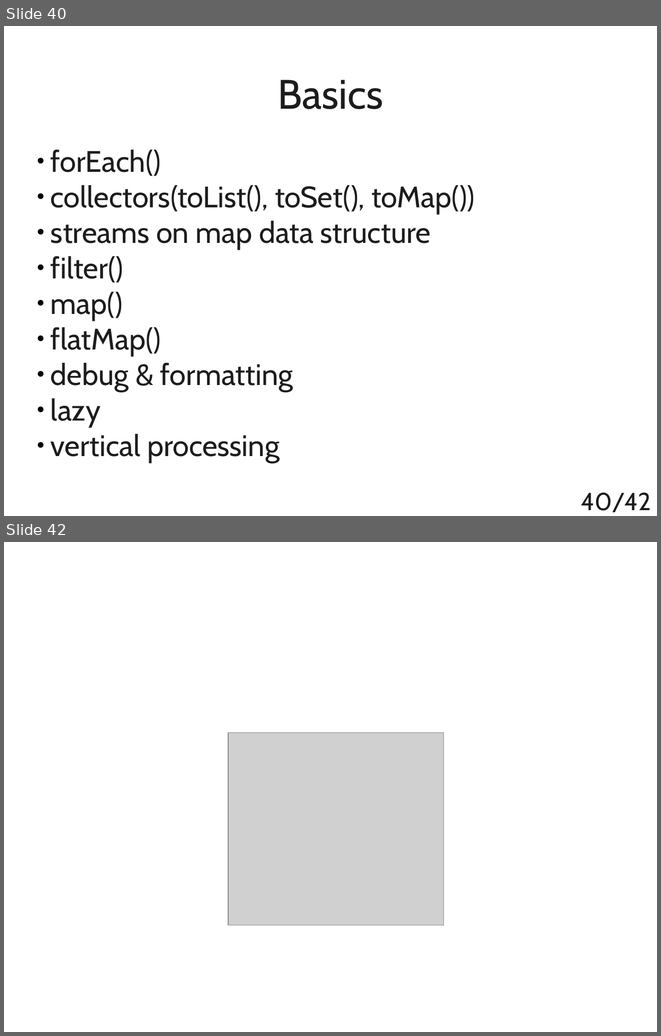
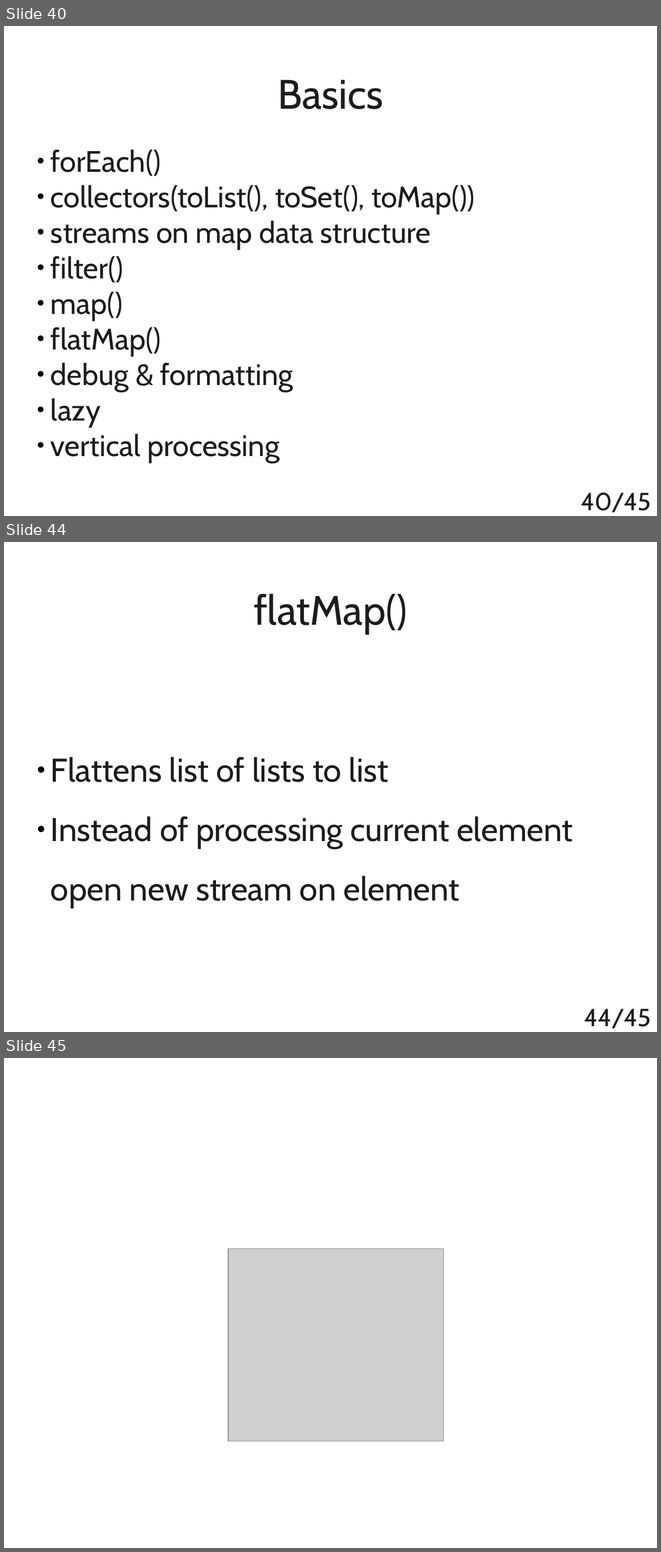
Before and after one commit to t4upl/java-streams-workshop, a slide deck: src/main/resources/editables/presentation.odp. Shown one above the other, each under a label of ours: slides 40 and 42 before the commit, slides 40, 44 and 45 after it; the slides between them are not shown. The pictures are 661x1036 and 661x1552 pixels, drawn with LibreOffice and Linux fonts; fonts in the diff are those of the drawing; grey boxes stand for pictures. Boxes give left, top, right and bottom in pixels: in the first picture for what was removed or moved away, otherwise in the second. Text is boxed around its words. In the diff, an @@ line names an element or a change of style, - is before the commit and + after.

Commit message:
Basic | Added map() and flatMap() sections

```diff
--- a/src/main/resources/editables/presentation.odp
+++ b/src/main/resources/editables/presentation.odp
@@ slide 44 added at box(4, 542, 657, 1032), background #FFFFFF @@
@@ title added at box(254, 593, 407, 633), 50 pt, text #1C1C1C @@
+flatMap()
@@ subtitle added at box(51, 757, 573, 907), 40 pt, text #1C1C1C @@
+● Flattens list of lists to list
+● Instead of processing current element open new stream on element
@@ page number added at box(584, 1008, 651, 1028), 30 pt, text #1C1C1C @@
+44/45
@@ page number at box(581, 492, 651, 512): text changed @@
-40/42
+40/45
@@ what was slide 42 is now slide 45 @@
```
Also in this commit, not shown: 1 slide changed, 2 other slides added, 4 other files.
